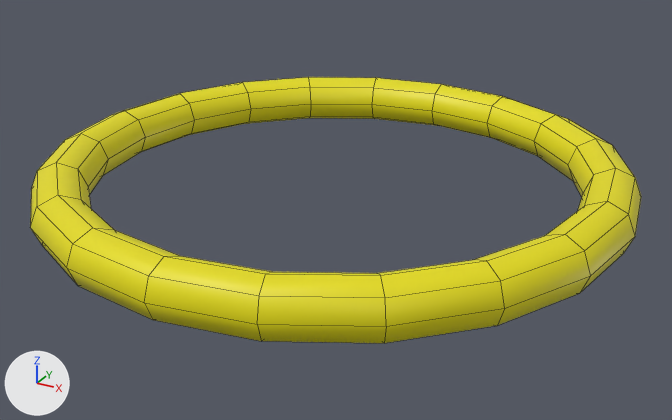
One commit to the FBX model unity/Assets/Imports/Objects/yellowring.fbx: the scene before it, then after it.
The view is the same before and after, from a 50 mm lens placed at (0.0156, -0.0284, 0.0128), pointed at (0.0003, -0.0004, -0.0012). Every picture has the same lights, and +X, +Y and +Z are marked at lower left. Mesh edges are drawn as thin lines. Where no turn or scale is listed for an object, it has been applied to the vertices.

Objects in the first picture: 'ring3'.
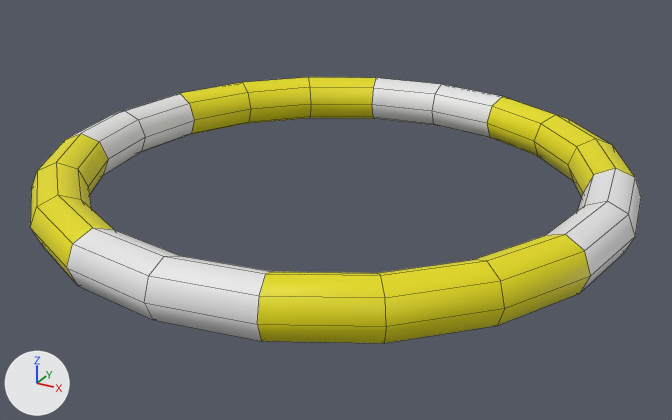
Changed parts and their boxes (x1, y1, x2, y2) in the pictures (672 x 420 px):
part 1 of me_ring3, recoloured (yellow to white)
    both: (67, 93, 194, 175)
part 2 of me_ring3, recoloured (yellow to white)
    both: (67, 228, 272, 341)
part 3 of me_ring3, recoloured (yellow to white)
    both: (372, 78, 502, 138)
part 4 of me_ring3, recoloured (yellow to white)
    both: (545, 168, 641, 292)

Patch to the scene script:
```diff
--- a/unity/Assets/Imports/Objects/yellowring.fbx.py
+++ b/unity/Assets/Imports/Objects/yellowring.fbx.py
@@ mat_yellowring2 @@
+mat_yellowring2 = principled_material('yellowring2')
+mat_yellowring2.base_color = (0.8, 0.8, 0.8)  # white #e7e7e7
@@ me_ring3 @@
 me_ring3.from_pydata(...)  # 160 vertices, 160 faces; spans x -0.011..0.011, y -0.011..0.011, z -0.001..0.001
 # used by ob_ring3; location = (0.0, 0.0, 0.0)
+# me_ring3 part 1: all 16 faces centred in x -0.0106..-0.0089, y -0.0017..0.0017, z -0.0009..0.0009 switch from mat_yellowring (yellow #e7de00) to mat_yellowring2 (white #e7e7e7)
+# me_ring3 part 2: all 16 faces centred in x -0.0017..0.0017, y -0.0106..-0.0089, z -0.0009..0.0009 switch from mat_yellowring (yellow #e7de00) to mat_yellowring2 (white #e7e7e7)
+# me_ring3 part 3: all 16 faces centred in x -0.0017..0.0017, y 0.0089..0.0106, z -0.0009..0.0009 switch from mat_yellowring (yellow #e7de00) to mat_yellowring2 (white #e7e7e7)
+# me_ring3 part 4: all 16 faces centred in x 0.0089..0.0106, y -0.0017..0.0017, z -0.0009..0.0009 switch from mat_yellowring (yellow #e7de00) to mat_yellowring2 (white #e7e7e7)
```
